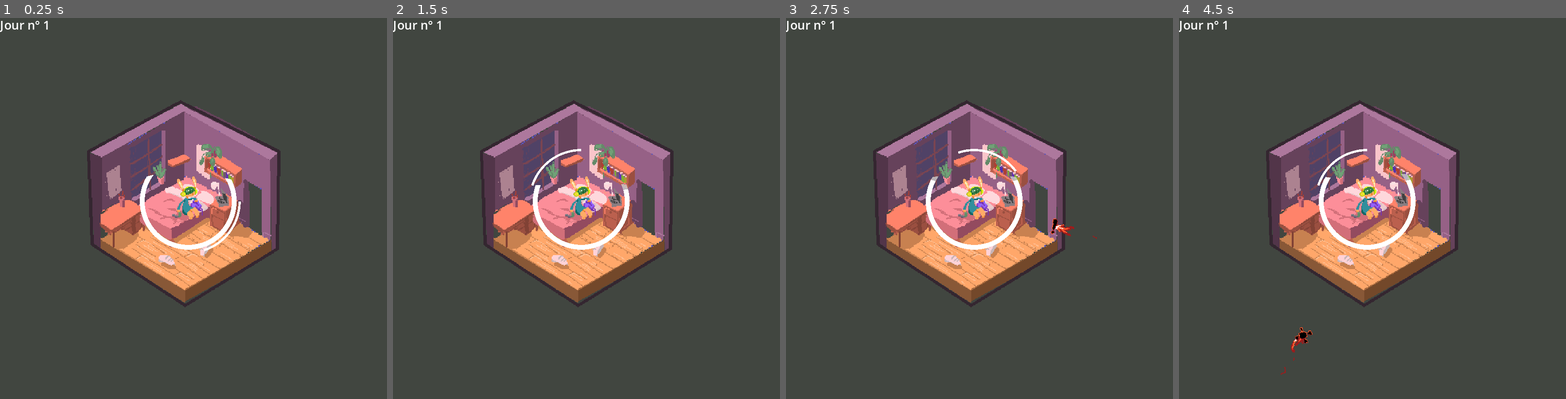
Above: before the commit, frames 1-4 (left to right).
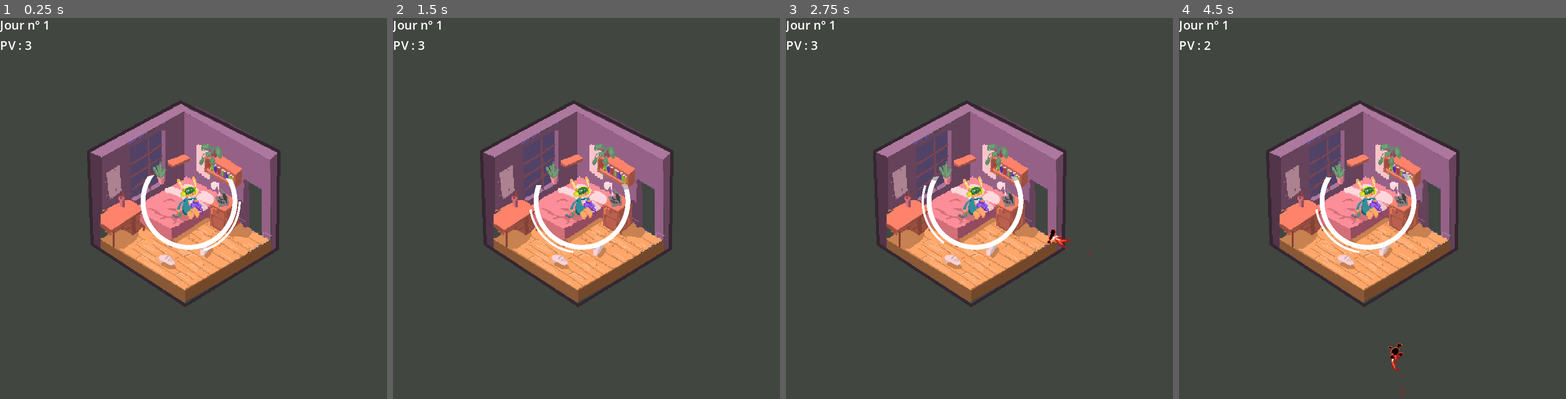
Above: after the commit, the same moments.

Repository: Zacharieg/socialBubble
Game: Godot game, scene res://scenes/game.tscn
Same seed, same stepped clock (60 frames per second), same inputs: the game is played once before the commit and once after it.
Inputs:
- Up to frame 1 (0.25 s): no input
- Up to frame 2 (1.5 s): tap Enter at 0.5 s; hold D (right) 0.53-1.28 s; hold Space (action) 0.53-1.28 s; hold A (left) from 1.28 s (still down); tap Space (action) at 1.35 s
- Up to frame 3 (2.75 s): release A (left) at 2.03 s; hold D (right) from 2.03 s (still down); hold Space (action) from 2.03 s (still down)
- Up to frame 4 (4.5 s): release Space (action) at 2.78 s; tap Space (action) at 2.85, 4.35 s; release D (right) at 3.53 s; hold Space (action) 3.53-4.28 s; hold A (left) from 3.53 s (still down)

The runs differ from the first frame. In frame 1, 0.2% of the frame differs, in the area x 0-62%, y 6-61%; in frame 2, 0.4%; in frame 3, 0.6%; in frame 4, 0.7%, in the area x 0-62%, y 6-100%.

Commit message:
Difficulty tweak 2 and life

Diff:
--- a/objects/character.tscn
+++ b/objects/character.tscn
@@ -88,6 +88,7 @@
 [node name="hurtBox" type="CollisionShape2D" parent="."]
 
 [node name="bubble" type="Node2D" parent="."]
+position = Vector2(1, 0)
 
 [node name="bubble_sprite" type="AnimatedSprite2D" parent="bubble"]
 visible = false
--- a/scenes/game.tscn
+++ b/scenes/game.tscn
@@ -9,7 +9,6 @@
 
 [node name="ennemy_spawner" type="Node2D" parent="."]
 script = ExtResource("3_p7uip")
-difficulty_angle_max = 200
 
 [node name="level" type="Node2D" parent="."]
 position = Vector2(250, 250)
@@ -23,7 +22,14 @@
 
 [node name="ui" type="CanvasLayer" parent="."]
 
-[node name="Label" type="Label" parent="ui"]
-offset_right = 140.0
-offset_bottom = 23.0
+[node name="VBoxContainer" type="VBoxContainer" parent="ui"]
+offset_right = 40.0
+offset_bottom = 40.0
+
+[node name="day_label" type="Label" parent="ui/VBoxContainer"]
+layout_mode = 2
 text = "Démarrage du jeu"
+
+[node name="life_label" type="Label" parent="ui/VBoxContainer"]
+layout_mode = 2
+text = "Vie du personnage"
--- a/scripts/character.gd
+++ b/scripts/character.gd
@@ -1,5 +1,9 @@
 extends Area2D
 class_name Character
+
+# Vie = nombre de fois que le joueur peut être touché avant de mourir
+@export var max_life = 3
+@onready var life = max_life
 
 const MAX_HIT_POINT = 1
 const HIT_WINDOW = 0.2
@@ -12,6 +16,7 @@
 
 func _ready() -> void:
 	#position = get_viewport_rect().size / 2.
+	get_tree().get_root().get_node("game/ui/VBoxContainer/life_label").text = str("PV : ", life)
 	hurtBox.shape = CircleShape2D.new()
 	hurtBox.shape.radius = shield.SHIELD_RADIUS - shield.SHIELD_THICKNESS/2
 
@@ -36,8 +41,13 @@
 	pass
 
 func hurt():
+	life -= 1
+	get_tree().get_root().get_node("game/ui/VBoxContainer/life_label").text = str("PV : ", life)
+	if life == 0:game_over()
+	#print("do nothing")
+
+func game_over():
 	get_tree().quit()
-	#print("do nothing")
 
 func _on_area_entered(area: Area2D) -> void:
 	if area is Ennemy:
--- a/scripts/level.gd
+++ b/scripts/level.gd
@@ -18,7 +18,7 @@
 func new_day():
 	#print("the day starts")
 	#print("Current day : ", current_day)
-	get_tree().get_root().get_node("game/ui/Label").text = str("Jour n° ", current_day)
+	get_tree().get_root().get_node("game/ui/VBoxContainer/day_label").text = str("Jour n° ", current_day)
 
 	#Les ennemis sont générés de plus en plus fréquemment
 	get_tree().get_root().get_node("game/ennemy_spawner").inbetween_spawning_time -= difficulty_frequency_diminishing
--- a/scripts/shield.gd
+++ b/scripts/shield.gd
@@ -4,7 +4,7 @@
 const SHIELD_RADIUS : float = 68
 const SHIELD_INITIAL_SIZE : float = 0.2
 const SHIELD_THICKNESS : float = 3
-const SHIELD_INITIAL_SPEED : float = 1
+const SHIELD_INITIAL_SPEED : float = 0.5
 const INITIAL_SHIELD_COUNT : int = 1
 
 var shield_speed : float = SHIELD_INITIAL_SPEED
